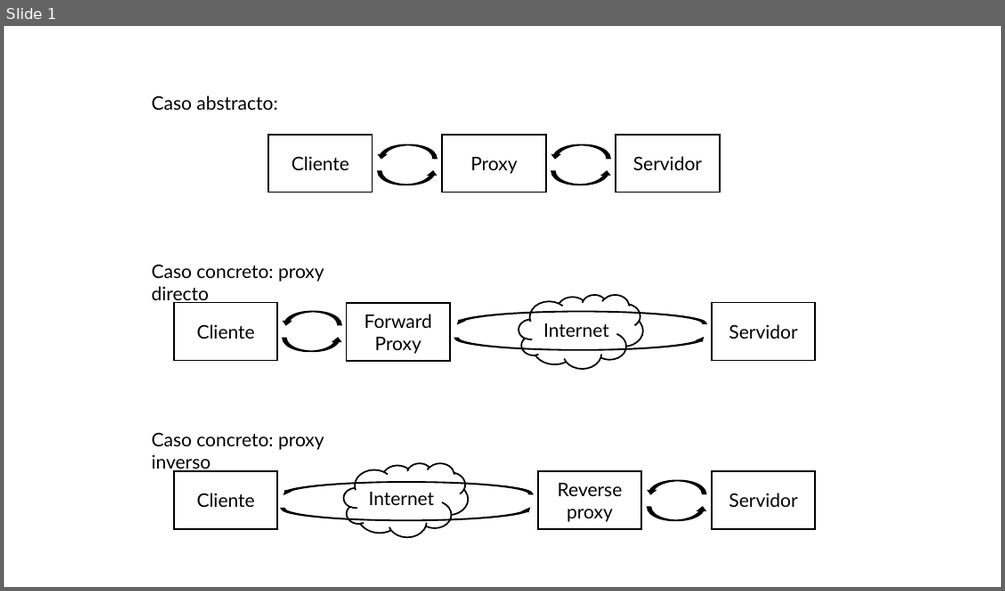
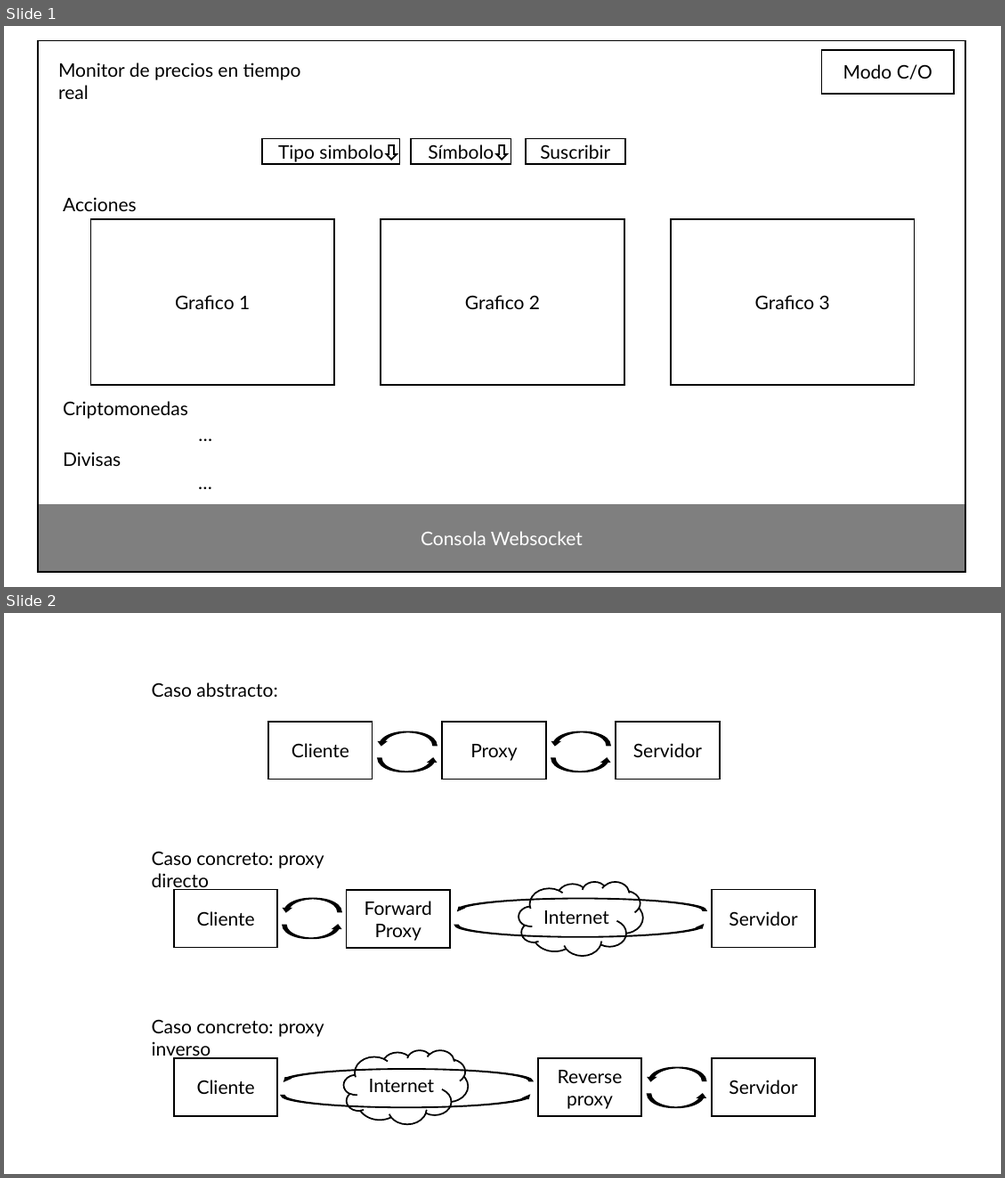
Before and after one commit to uo277310/TFG_Software-Engineering, a slide deck: images/Imagenes.pptx. Shown one above the other, each under a label of ours: slide 1 before the commit, slides 1 and 2 after it. The pictures are 1005x591 and 1005x1178 pixels, drawn with LibreOffice and Linux fonts; fonts in the diff are those of the drawing. Boxes give left, top, right and bottom in pixels: in the first picture for what was removed or moved away, otherwise in the second. Text is boxed around its words. In the diff, an @@ line names an element or a change of style, - is before the commit and + after.

```diff
--- a/images/Imagenes.pptx
+++ b/images/Imagenes.pptx
@@ slide 1 added at (x1=4, y1=26, x2=1001, y2=587), background #FFFFFF @@
@@ rectangle added at (x1=38, y1=41, x2=966, y2=572), fill #FFFFFF, outline #000000 1.5 pt, 18 pt, text #000000 @@
+A
@@ rectangle added at (x1=821, y1=50, x2=954, y2=94), fill #FFFFFF, outline #000000 1.5 pt, 18 pt, text #000000 @@
+Modo C/O
@@ text added at (x1=58, y1=62, x2=301, y2=99), 18 pt, text #000000 @@
+Monitor de precios en tiempo real
@@ rectangle added at (x1=262, y1=139, x2=399, y2=164), fill #FFFFFF, outline #000000 1.5 pt, 18 pt, text #000000 @@
+Tipo simbolo
@@ down arrow added at (x1=386, y1=145, x2=396, y2=160), fill #FFFFFF, outline #000000 1.5 pt @@
@@ rectangle added at (x1=411, y1=139, x2=511, y2=164), fill #FFFFFF, outline #000000 1.5 pt, 18 pt, text #000000 @@
+Símbolo
@@ down arrow added at (x1=497, y1=145, x2=507, y2=160), fill #FFFFFF, outline #000000 1.5 pt @@
@@ rectangle added at (x1=526, y1=139, x2=625, y2=164), fill #FFFFFF, outline #000000 1.5 pt, 18 pt, text #000000 @@
+Suscribir
@@ text added at (x1=63, y1=197, x2=137, y2=211), 18 pt, text #000000 @@
+Acciones
@@ rectangle added at (x1=90, y1=219, x2=334, y2=385), fill #FFFFFF, outline #000000 1.5 pt, 18 pt, text #000000 @@
+Grafico 1
@@ rectangle added at (x1=380, y1=219, x2=624, y2=385), fill #FFFFFF, outline #000000 1.5 pt, 18 pt, text #000000 @@
+Grafico 2
@@ rectangle added at (x1=671, y1=219, x2=914, y2=385), fill #FFFFFF, outline #000000 1.5 pt, 18 pt, text #000000 @@
+Grafico 3
@@ text added at (x1=63, y1=401, x2=188, y2=418), 18 pt, text #000000 @@
+Criptomonedas
@@ text added at (x1=191, y1=418, x2=222, y2=449), 18 pt, text #000000 @@
+…
@@ text added at (x1=63, y1=451, x2=121, y2=466), 18 pt, text #000000 @@
+Divisas
@@ text added at (x1=191, y1=467, x2=222, y2=497), 18 pt, text #000000 @@
+…
@@ rectangle added at (x1=38, y1=505, x2=966, y2=572), fill #000000 at 50% opacity, 18 pt, text #FFFFFF @@
+Consola Websocket
@@ what was slide 1 is now slide 2 @@
```
Also in this commit, not shown: 6 other slides added, 23 other files.
